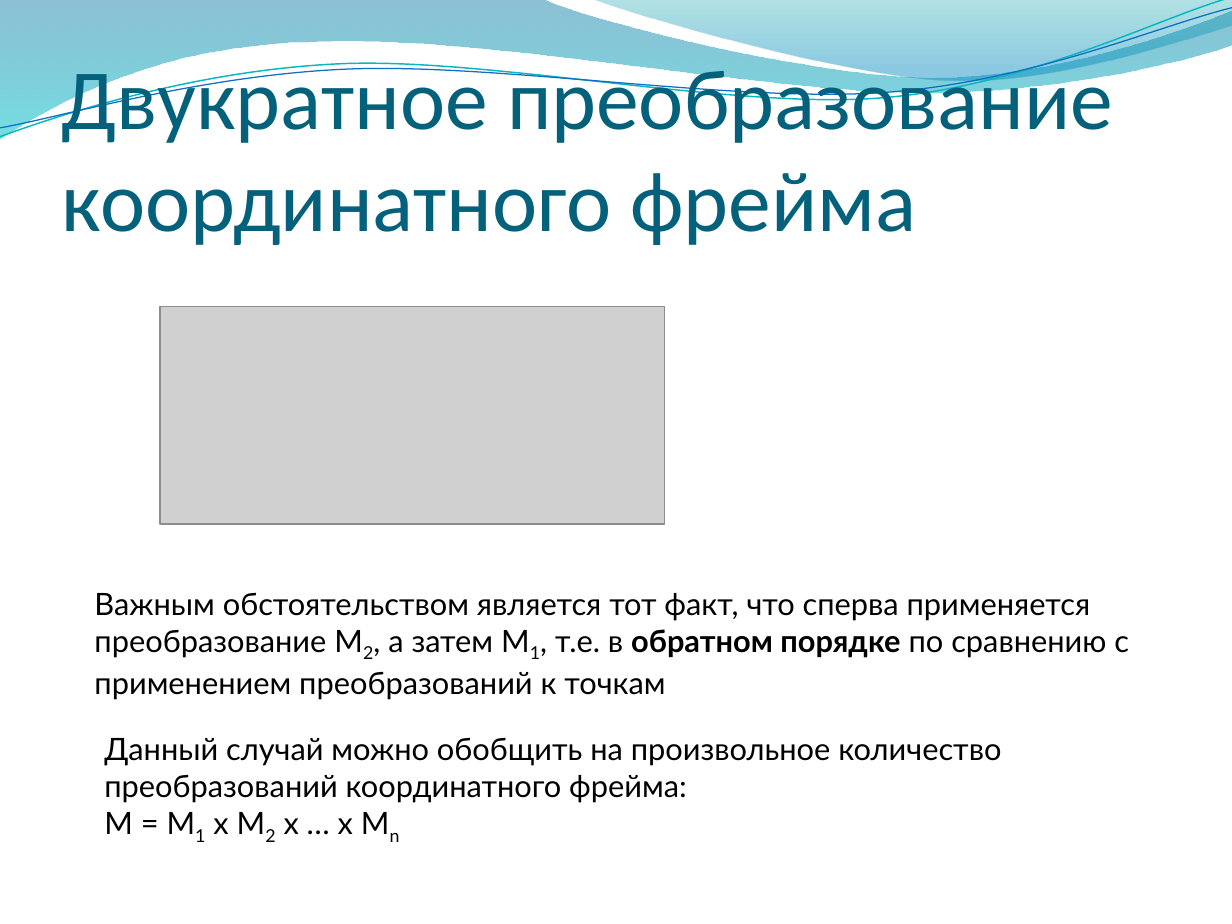
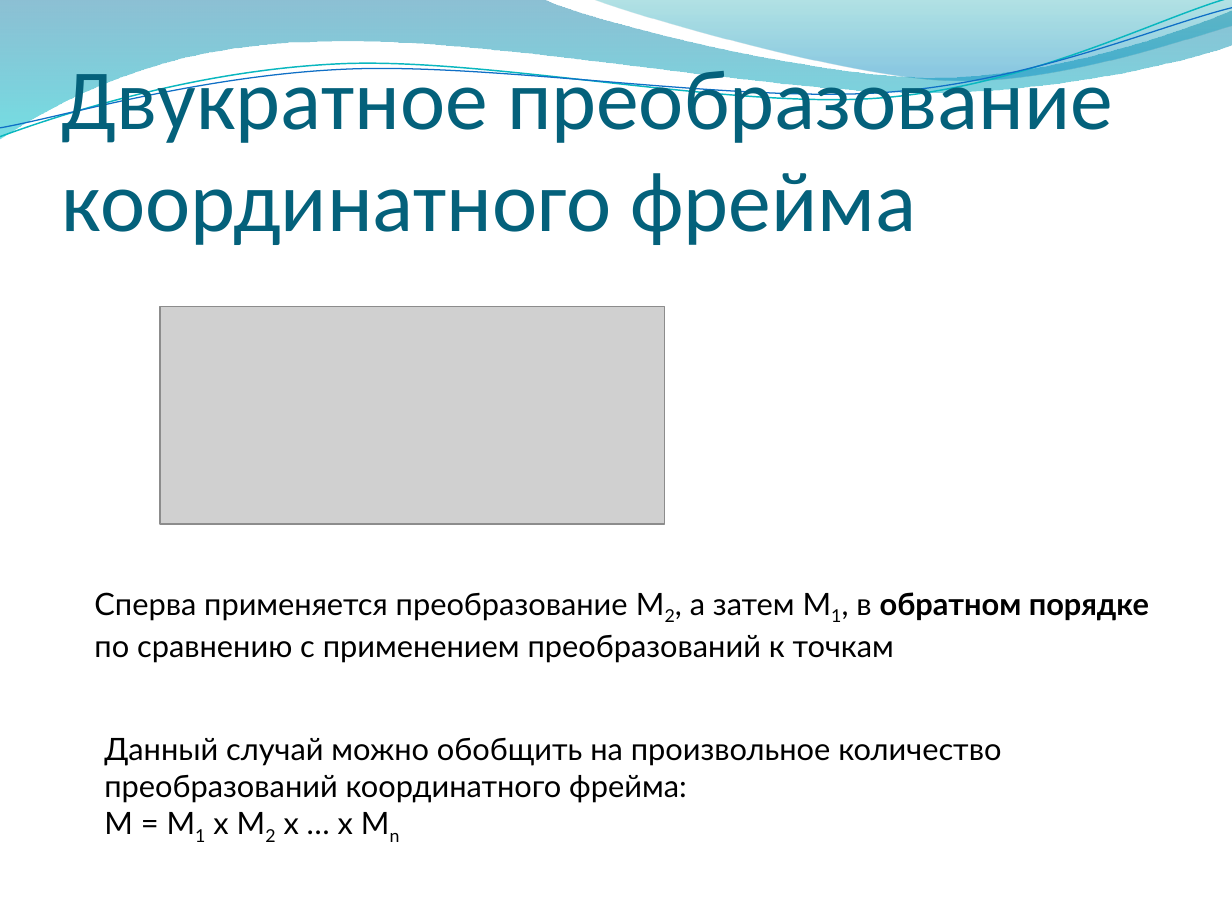
Before and after one commit to alexey-malov/cg-course, a slide deck: slide 111 of lectures/03 - Векторный анализ, трансформации и матрицы.pptx. Drawn at 1232x924 pixels with LibreOffice and Linux fonts; fonts in the diff are those of the drawing; grey boxes stand for pictures; background and template pictures are left out. Boxes give left, top, right and bottom in pixels: in the first picture for what was removed or moved away, otherwise in the second. Text is boxed around its words. In the diff, an @@ line names an element or a change of style, - is before the commit and + after.

```diff
--- a/lectures/03 - Векторный анализ, трансформации и матрицы.pptx
+++ b/lectures/03 - Векторный анализ, трансформации и матрицы.pptx
@@ text at (94,592,1149,663): text changed @@
-Важным обстоятельством является тот факт, что сперва применяется преобразование M2, а затем M1, т.е. в обратном порядке по сравнению с применением преобразований к точкам
+Сперва применяется преобразование M2, а затем M1, в обратном порядке по сравнению с применением преобразований к точкам
```
Also in this commit, not shown: 19 other slides changed, 1 slide removed.
